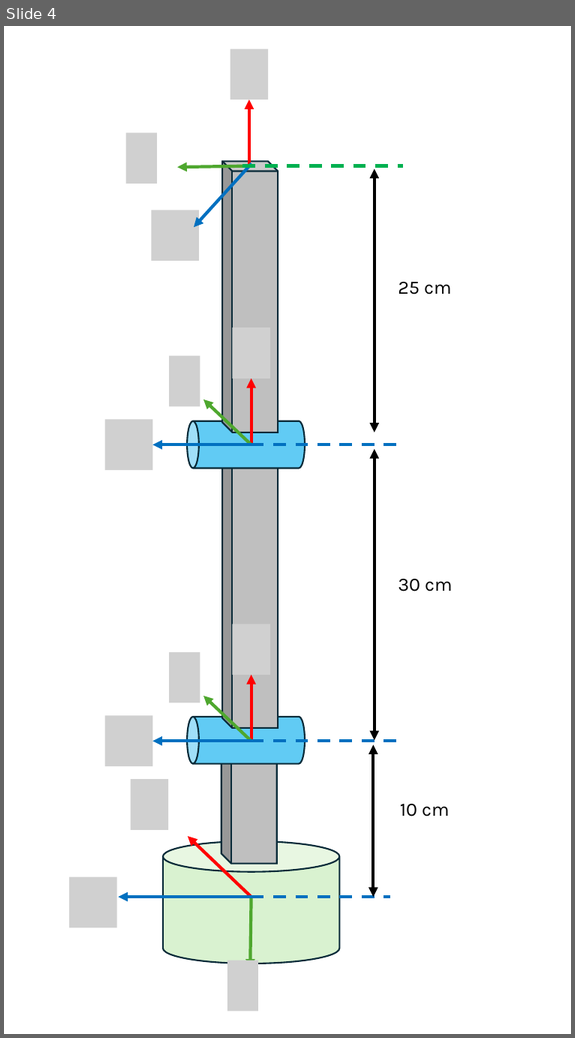
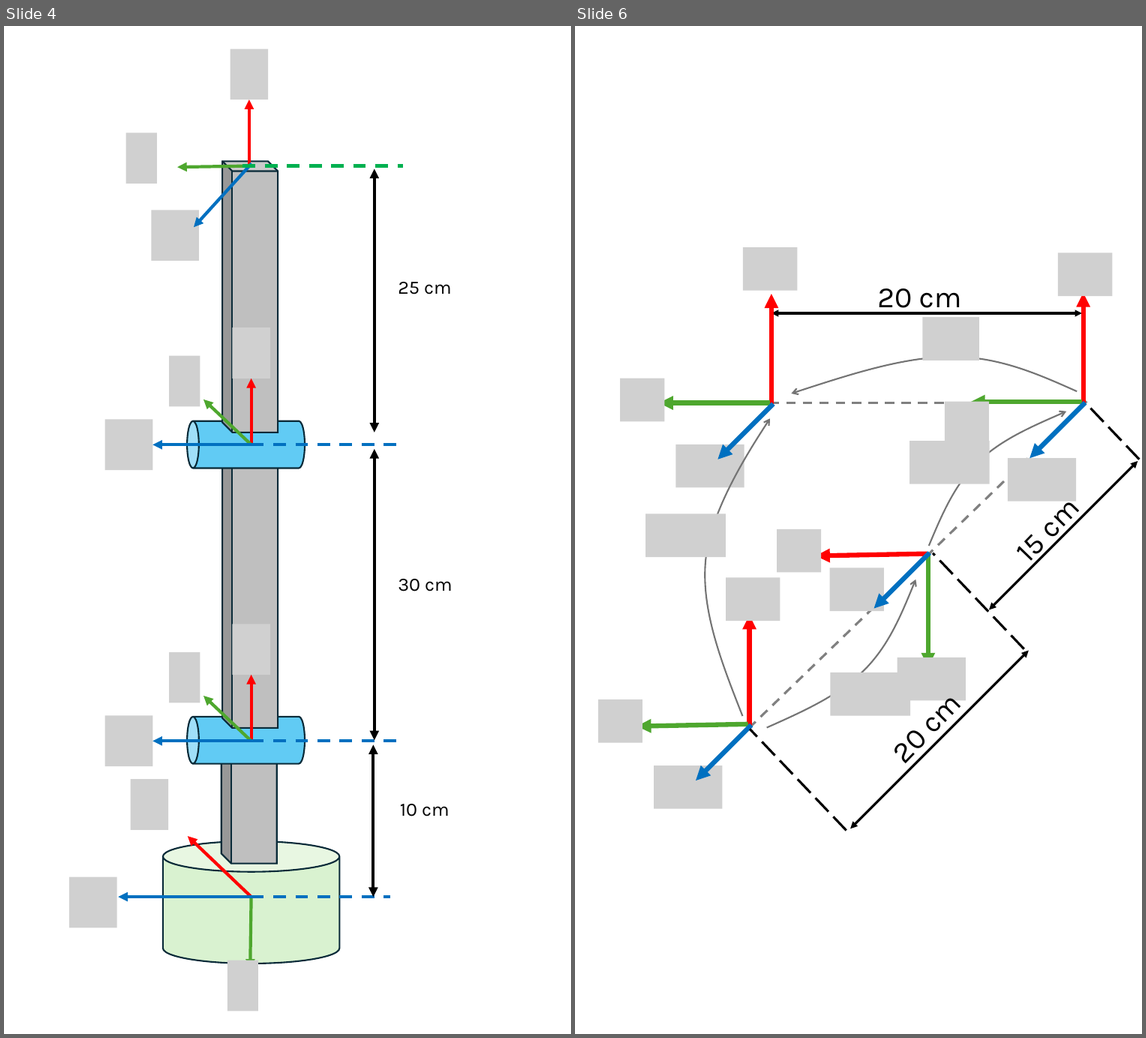
Before and after one commit to iocroblab/from_code_to_robot, a slide deck: robotics/Resources/Images/Modelling/Robot images.pptx. Shown side by side, each under a label of ours: slide 4 before the commit, slides 4 and 6 after it; the slides between them are not shown. The pictures are 575x1038 and 1146x1038 pixels, drawn with LibreOffice and Linux fonts; fonts in the diff are those of the drawing; grey boxes stand for pictures. Boxes give left, top, right and bottom in pixels: in the first picture for what was removed or moved away, otherwise in the second. Text is boxed around its words. In the diff, an @@ line names an element or a change of style, - is before the commit and + after.

```diff
--- a/robotics/Resources/Images/Modelling/Robot images.pptx
+++ b/robotics/Resources/Images/Modelling/Robot images.pptx
@@ slide 6 added at (x1=575, y1=26, x2=1142, y2=1034), background #FFFFFF @@
@@ picture added at (x1=923, y1=317, x2=979, y2=360) @@
@@ freeform shape added at (x1=791, y1=356, x2=1077, y2=394), outline #747474 1.5 pt @@
@@ freeform shape added at (x1=705, y1=418, x2=770, y2=716), outline #747474 1.5 pt @@
@@ freeform shape added at (x1=929, y1=412, x2=1066, y2=546), outline #747474 1.5 pt @@
@@ picture added at (x1=910, y1=441, x2=990, y2=484) @@
@@ picture added at (x1=646, y1=514, x2=727, y2=557) @@
@@ group added at (x1=598, y1=247, x2=1139, y2=831): 12 arrows, 12 pictures, 5 lines, 3 double arrows, 3 texts @@
+20 cm
+20 cm
+15 cm
@@ freeform shape added at (x1=767, y1=580, x2=916, y2=727), outline #747474 1.5 pt @@
@@ picture added at (x1=831, y1=672, x2=911, y2=715) @@
```
Also in this commit, not shown: 1 other slide added, 12 other files.
